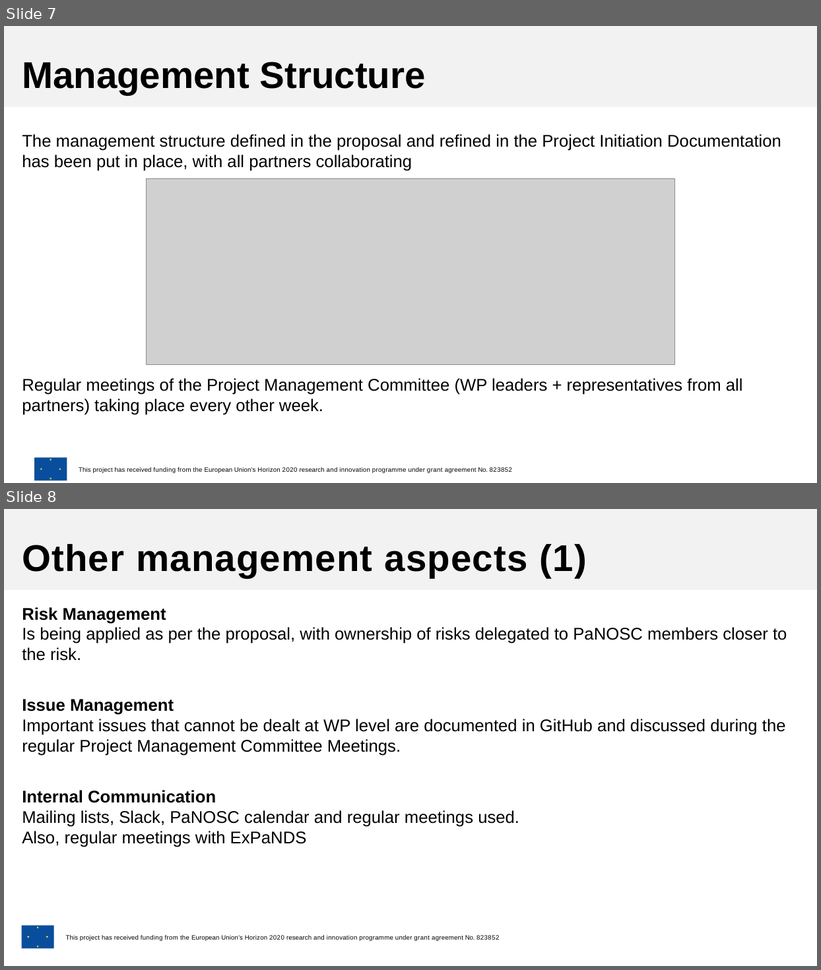
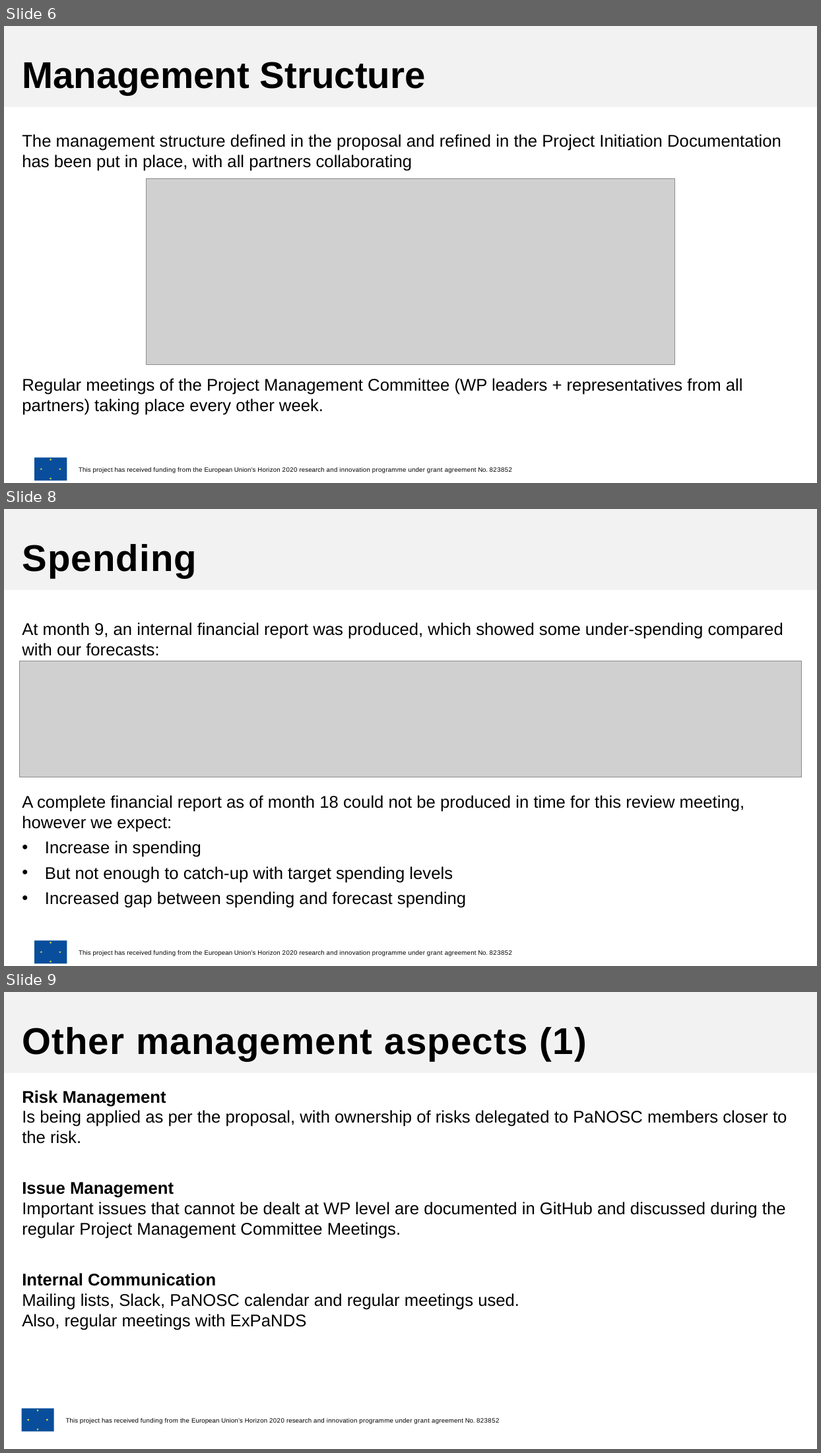
Before and after one commit to panosc-eu/panosc, a slide deck: Work Packages/WP1 Management/Other/PaNOSC_WP1_ReviewMeeting_v2.pptx. Shown one above the other, each under a label of ours: slides 7 and 8 before the commit, slides 6, 8 and 9 after it; the slides between them are not shown. The pictures are 821x970 and 821x1453 pixels, drawn with LibreOffice and Linux fonts; fonts in the diff are those of the drawing; grey boxes stand for pictures; background and template pictures are left out. Boxes give left, top, right and bottom in pixels: in the first picture for what was removed or moved away, otherwise in the second. Text is boxed around its words. In the diff, an @@ line names an element or a change of style, - is before the commit and + after.

```diff
--- a/Work Packages/WP1 Management/Other/PaNOSC_WP1_ReviewMeeting_v2.pptx
+++ b/Work Packages/WP1 Management/Other/PaNOSC_WP1_ReviewMeeting_v2.pptx
@@ slide 8 added at (4, 509, 817, 966), background #FFFFFF; not listed: 6 template elements that a slide beside it also shows @@
@@ rectangle added at (4, 509, 817, 590), fill #F2F2F2, 44 pt, text #000000, bold @@
+Spending
@@ text added at (22, 623, 783, 908), 20 pt, text #000000 @@
+At month 9, an internal financial report was produced, which showed some under-spending compared with our forecasts:
+A complete financial report as of month 18 could not be produced in time for this review meeting, however we expect:
+• Increase in spending
+• But not enough to catch-up with target spending levels
+• Increased gap between spending and forecast spending
@@ picture added at (20, 661, 802, 778) @@
@@ what was slide 7 is now slide 6 @@
@@ what was slide 8 is now slide 9 @@
```
Also in this commit, not shown: 2 slides changed.
